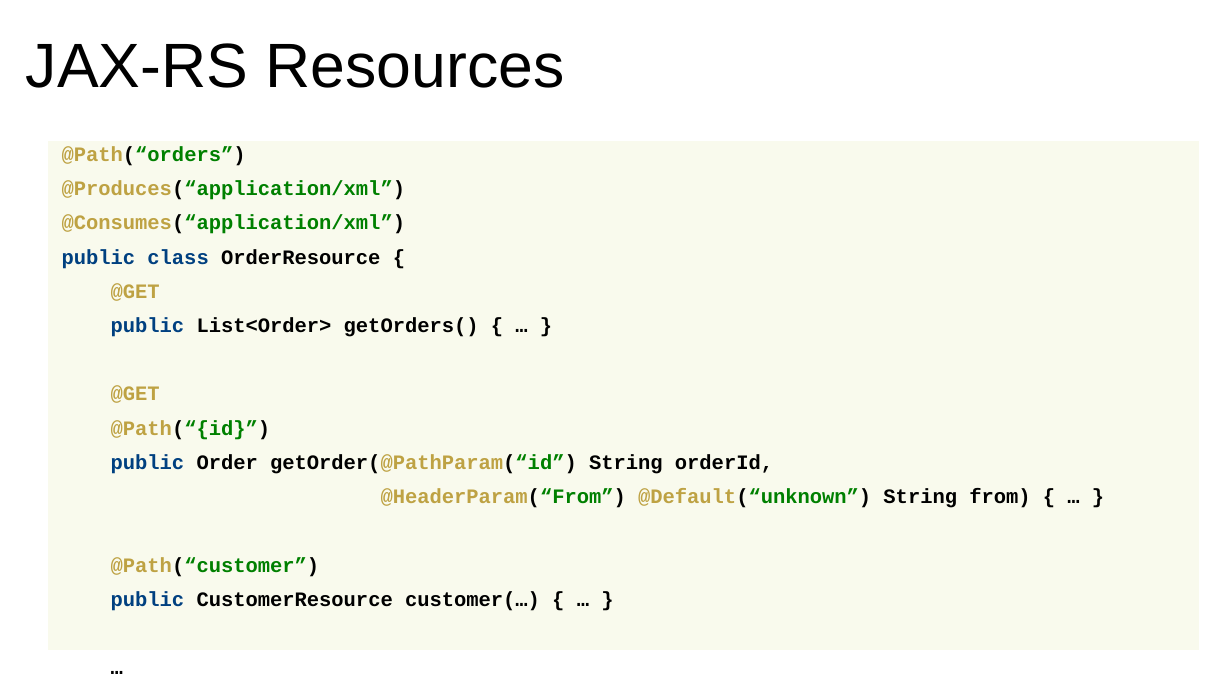
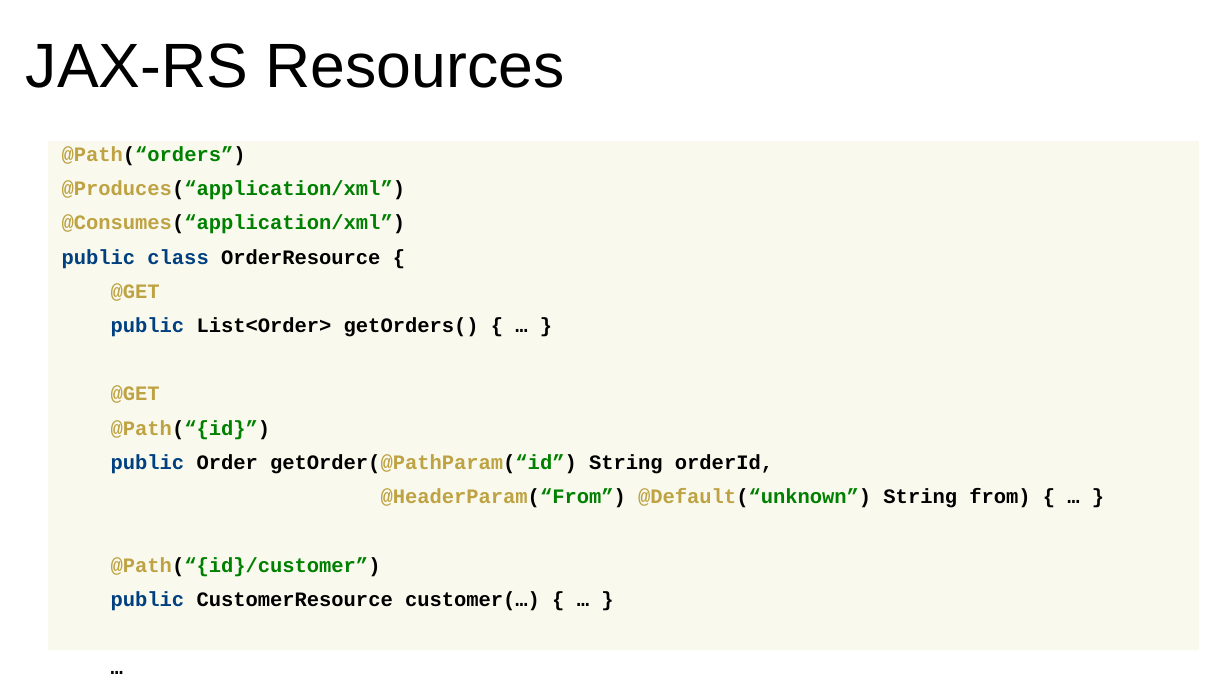
Before and after one commit to javaee/jersey-hol-sse-websocket, a slide deck: slide 11 of lab-guide-devoxx.pptx (slide 9 before the commit). Drawn at 1232x693 pixels with LibreOffice and Linux fonts; fonts in the diff are those of the drawing; background and template pictures are left out. Boxes give left, top, right and bottom in pixels: in the first picture for what was removed or moved away, otherwise in the second. Text is boxed around its words. In the diff, an @@ line names an element or a change of style, - is before the commit and + after.

```diff
--- a/lab-guide-devoxx.pptx
+++ b/lab-guide-devoxx.pptx
@@ text at bbox=[111, 557, 381, 577]: text changed @@
-@Path(“customer”)
+@Path(“{id}/customer”)
```
Also in this commit, not shown: 14 other slides changed, 3 slides added.
